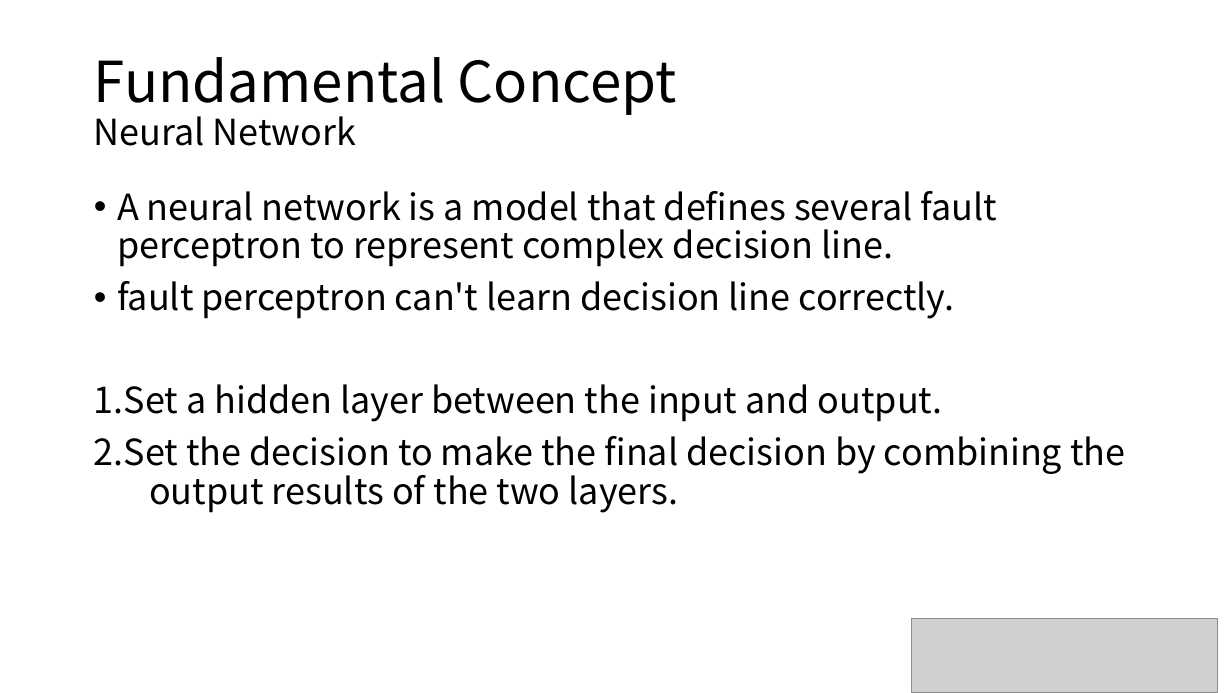
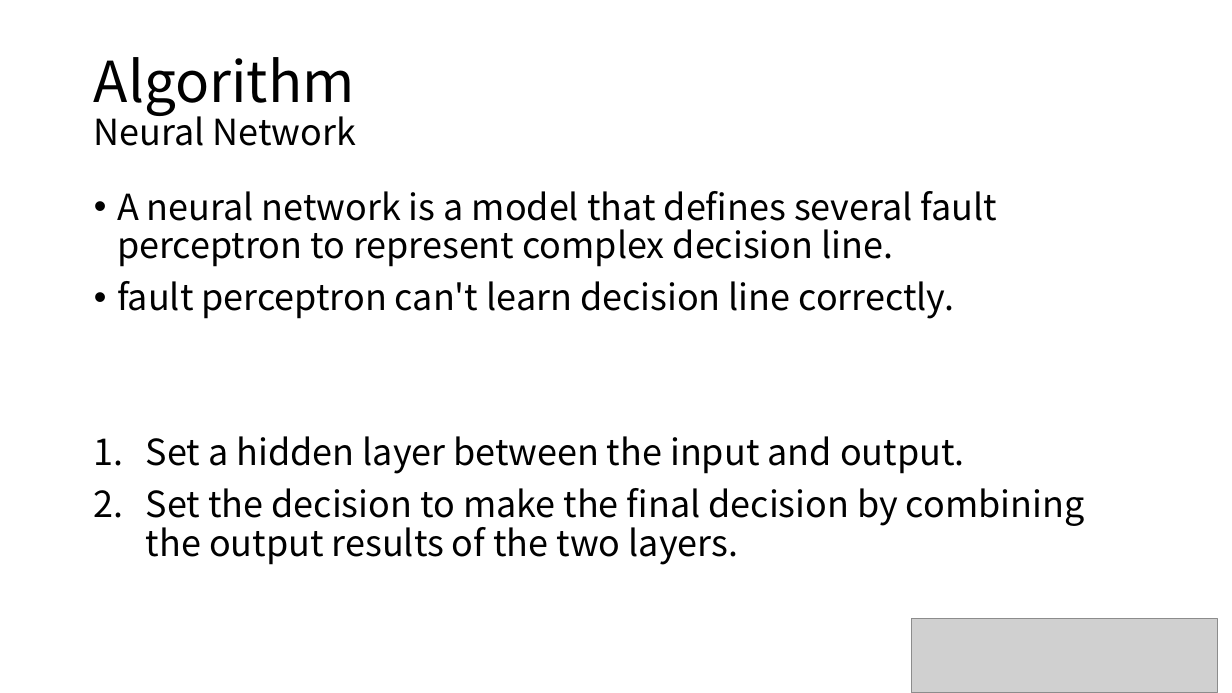
Before and after one commit to majorWallet/Machine_Learning_Algorithms_Library, a slide deck: slide 70 of 2_Supervised_Learning.pptx. Drawn at 1232x693 pixels with LibreOffice and Linux fonts; fonts in the diff are those of the drawing; grey boxes stand for pictures. Boxes give left, top, right and bottom in pixels: in the first picture for what was removed or moved away, otherwise in the second. Text is boxed around its words. In the diff, an @@ line names an element or a change of style, - is before the commit and + after.

```diff
--- a/2_Supervised_Learning.pptx
+++ b/2_Supervised_Learning.pptx
@@ title at box(94, 57, 356, 146): text changed; size 44 to 28 pt @@
-Fundamental Concept
-Neural Network
+Algorithm
+Neural Network
@@ text at box(146, 436, 1084, 565): indent changed @@
```
Also in this commit, not shown: 6 other slides changed, 1 slide added, 1 slide removed, 7 other files.
